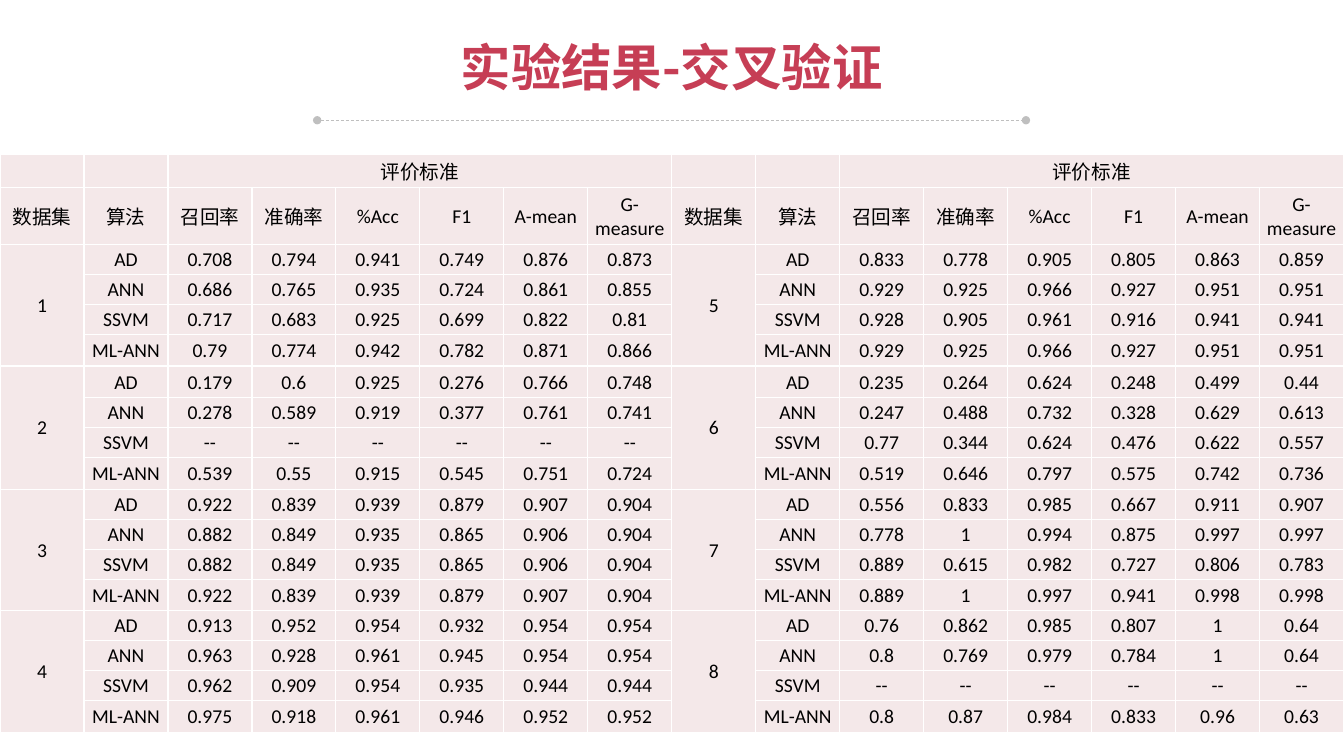
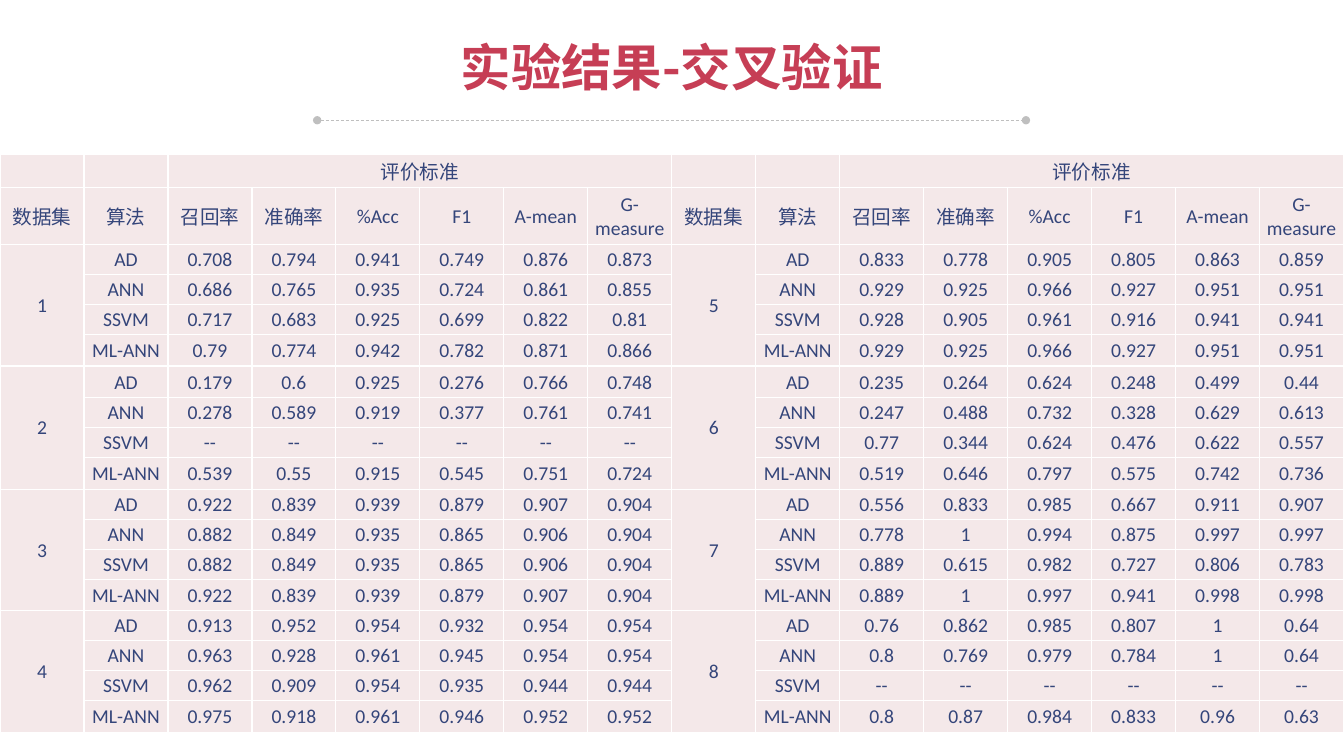
Before and after one commit to 616905919/Graduation-Project, a slide deck: slide 19 of 答辩ppt.pptx (slide 18 before the commit). Drawn at 1344x756 pixels with LibreOffice and Linux fonts; fonts in the diff are those of the drawing; background and template pictures are left out. Boxes give left, top, right and bottom in pixels: in the first picture for what was removed or moved away, otherwise in the second. Text is boxed around its words. In the diff, an @@ line names an element or a change of style, - is before the commit and + after.

```diff
--- a/答辩ppt.pptx
+++ b/答辩ppt.pptx
@@ table at (x1=0, y1=154, x2=1339, y2=733) @@
@@ text colour #000000 to #34457A @@
```
Also in this commit, not shown: 8 other slides changed, 1 other file.
